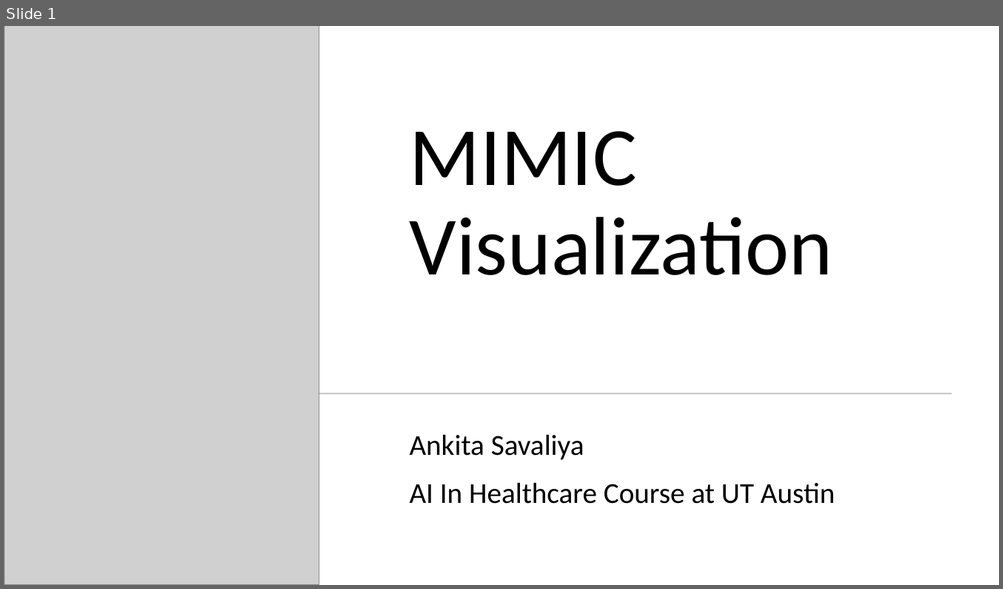
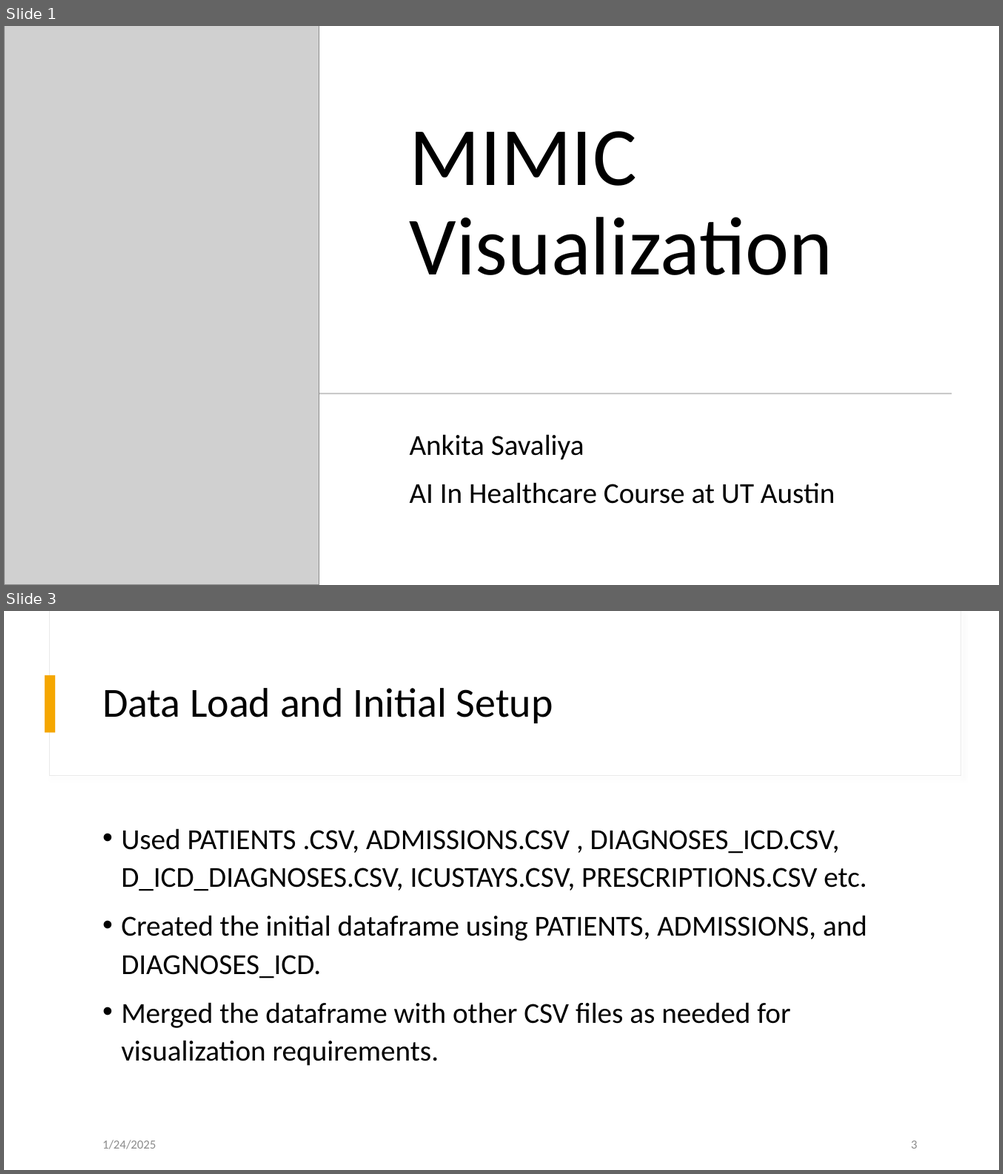
Before and after one commit to AnkitaSavaliya/AIH, a slide deck: MIMIC Visualization.pptx. Shown one above the other, each under a label of ours: slide 1 before the commit, slides 1 and 3 after it; the slides between them are not shown. The pictures are 1003x589 and 1003x1174 pixels, drawn with LibreOffice and Linux fonts; fonts in the diff are those of the drawing; grey boxes stand for pictures. Boxes give left, top, right and bottom in pixels: in the first picture for what was removed or moved away, otherwise in the second. Text is boxed around its words. In the diff, an @@ line names an element or a change of style, - is before the commit and + after.

```diff
--- a/MIMIC Visualization.pptx
+++ b/MIMIC Visualization.pptx
@@ slide 3 added at (x1=4, y1=611, x2=999, y2=1170), background #FFFFFF @@
@@ rectangle added at (x1=50, y1=611, x2=961, y2=776), fill #FFFFFF, outline #E9E9E9 0.75 pt @@
@@ rectangle added at (x1=51, y1=611, x2=961, y2=775), fill #FFFFFF @@
@@ rectangle added at (x1=45, y1=675, x2=56, y2=732), fill #F5A700 @@
@@ title added at (x1=102, y1=688, x2=553, y2=723), 40 pt, text #000000 @@
+Data Load and Initial Setup
@@ text added at (x1=121, y1=829, x2=867, y2=1066), 28 pt, text #000000 @@
+• Used PATIENTS .CSV, ADMISSIONS.CSV , DIAGNOSES_ICD.CSV, D_ICD_DIAGNOSES.CSV, ICUSTAYS.CSV, PRESCRIPTIONS.CSV etc.
+• Created the initial dataframe using PATIENTS, ADMISSIONS, and DIAGNOSES_ICD.
+• Merged the dataframe with other CSV files as needed for visualization requirements.
@@ text added at (x1=102, y1=1140, x2=156, y2=1150), 12 pt, text #8C8C8C @@
+1/24/2025
@@ page number added at (x1=910, y1=1141, x2=916, y2=1149), 12 pt, text #8C8C8C @@
+3
```
Also in this commit, not shown: 13 slides changed, 1 other file.
